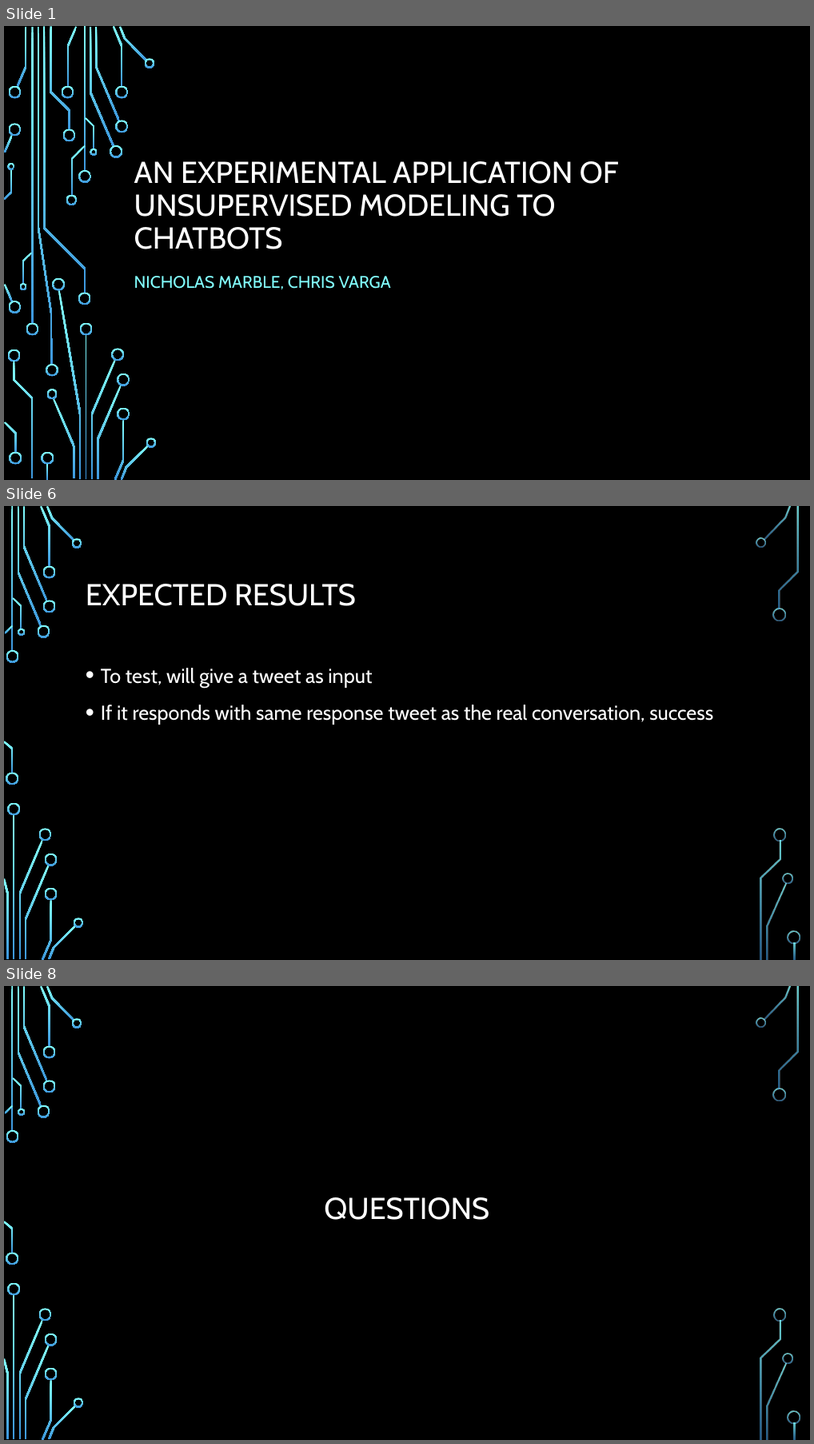
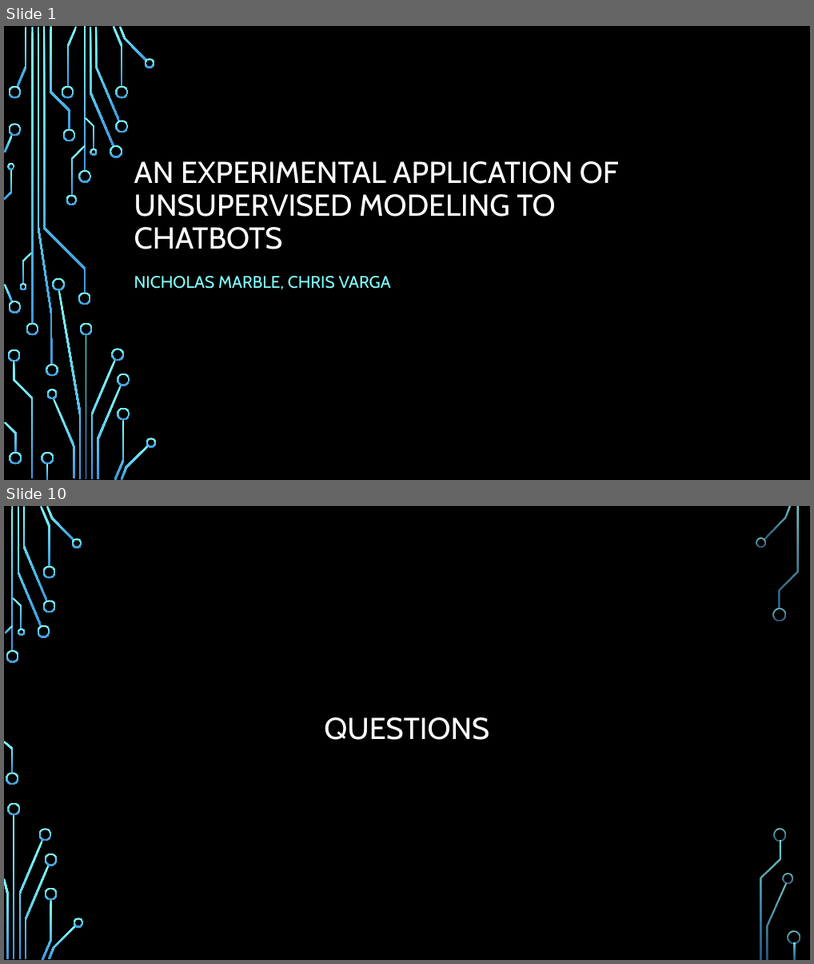
Before and after one commit to chrisvarga/chatbot, a slide deck: Marble_Varga_Prop_Presentation.pptx. Shown one above the other, each under a label of ours: slides 1, 6 and 8 before the commit, slides 1 and 10 after it; the slides between them are not shown. The pictures are 814x1444 and 814x964 pixels, drawn with LibreOffice and Linux fonts; fonts in the diff are those of the drawing; background and template pictures are left out. Boxes give left, top, right and bottom in pixels: in the first picture for what was removed or moved away, otherwise in the second. Text is boxed around its words. In the diff, an @@ line names an element or a change of style, - is before the commit and + after.

```diff
--- a/Marble_Varga_Prop_Presentation.pptx
+++ b/Marble_Varga_Prop_Presentation.pptx
@@ slide 6 removed at [4,506,810,960], background picture (left out); not listed: 36 template elements that a slide beside it also shows @@
@@ title removed at [86,584,356,606] @@
-EXPECTED RESULTS
@@ text removed at [101,668,714,724] @@
-• To test, will give a tweet as input
-• If it responds with same response tweet as the real conversation, success
@@ what was slide 8 is now slide 10 @@
```
Also in this commit, not shown: 1 slide changed, 7 slides added, 4 other slides removed.
